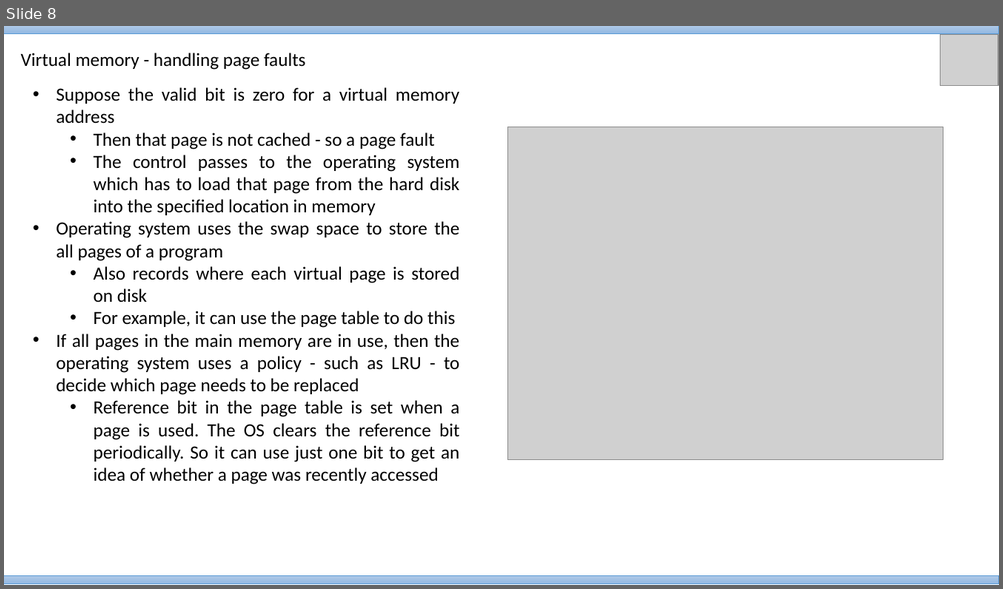
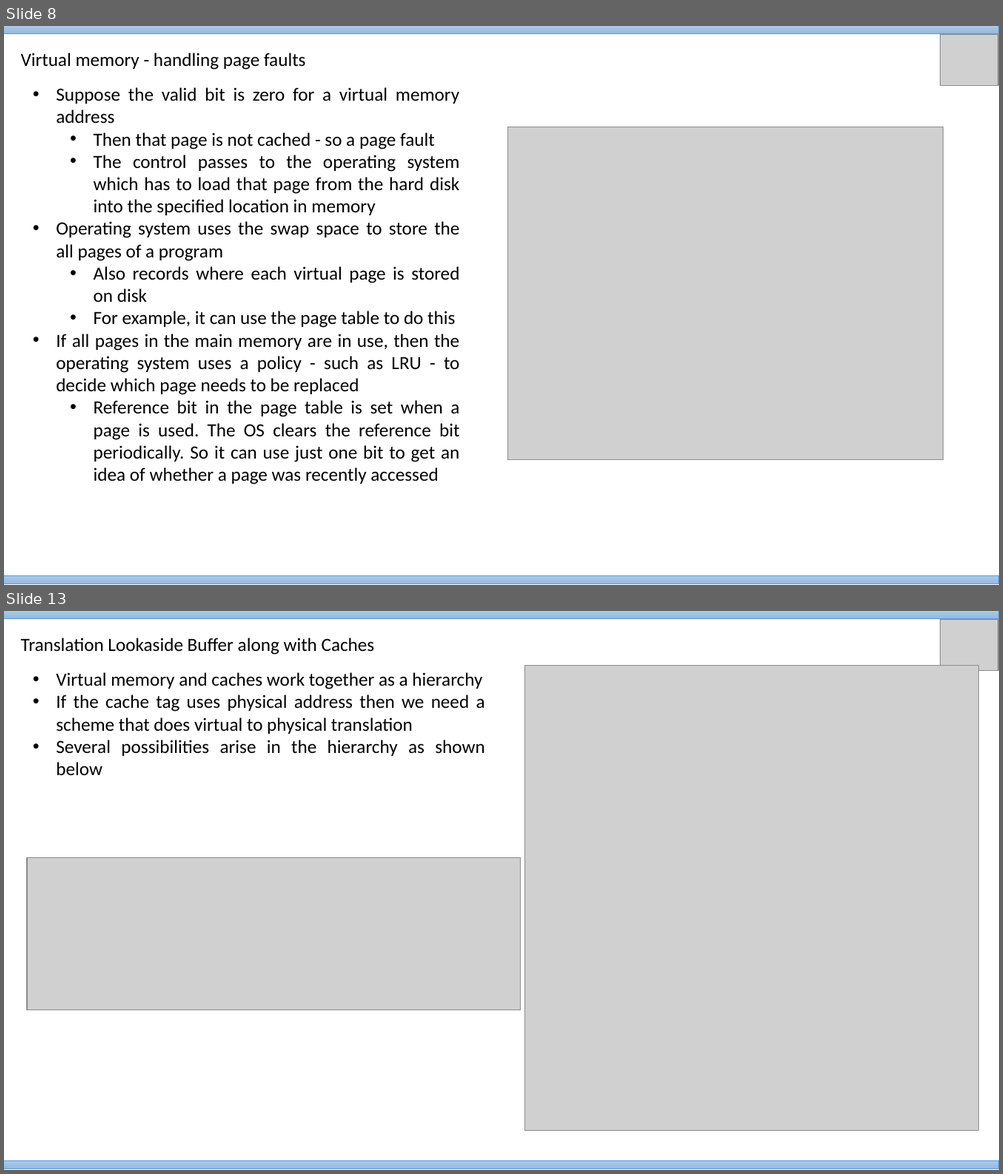
Before and after one commit to VineethBS/vineethbs.github.io, a slide deck: 2017_AV224/Material/Lecture_24.pptx. Shown one above the other, each under a label of ours: slide 8 before the commit, slides 8 and 13 after it; the slides between them are not shown. The pictures are 1003x589 and 1003x1174 pixels, drawn with LibreOffice and Linux fonts; fonts in the diff are those of the drawing; grey boxes stand for pictures. Boxes give left, top, right and bottom in pixels: in the first picture for what was removed or moved away, otherwise in the second. Text is boxed around its words. In the diff, an @@ line names an element or a change of style, - is before the commit and + after.

```diff
--- a/2017_AV224/Material/Lecture_24.pptx
+++ b/2017_AV224/Material/Lecture_24.pptx
@@ slide 13 added at (4,611,999,1170), background #FFFFFF @@
@@ rectangle added at (4,611,999,618), fill gradient #B1CBE9 to #A3C1E5 to #93B9E4, outline #5B9BD5 0.5 pt @@
@@ picture added at (939,620,998,671) @@
@@ text added at (21,638,375,655), 18 pt, text #000000 @@
+Translation Lookaside Buffer along with Caches
@@ text added at (56,672,485,775), 18 pt, text #000000 @@
+• Virtual memory and caches work together as a hierarchy
+• If the cache tag uses physical address then we need a scheme that does virtual to physical translation
+• Several possibilities arise in the hierarchy as shown below
@@ picture added at (525,666,979,1131) @@
@@ picture added at (27,857,521,1010) @@
@@ rectangle added at (4,1161,999,1169), fill gradient #B1CBE9 to #A3C1E5 to #93B9E4, outline #5B9BD5 0.5 pt @@
```
Also in this commit, not shown: 5 slides changed, 4 other slides added.
